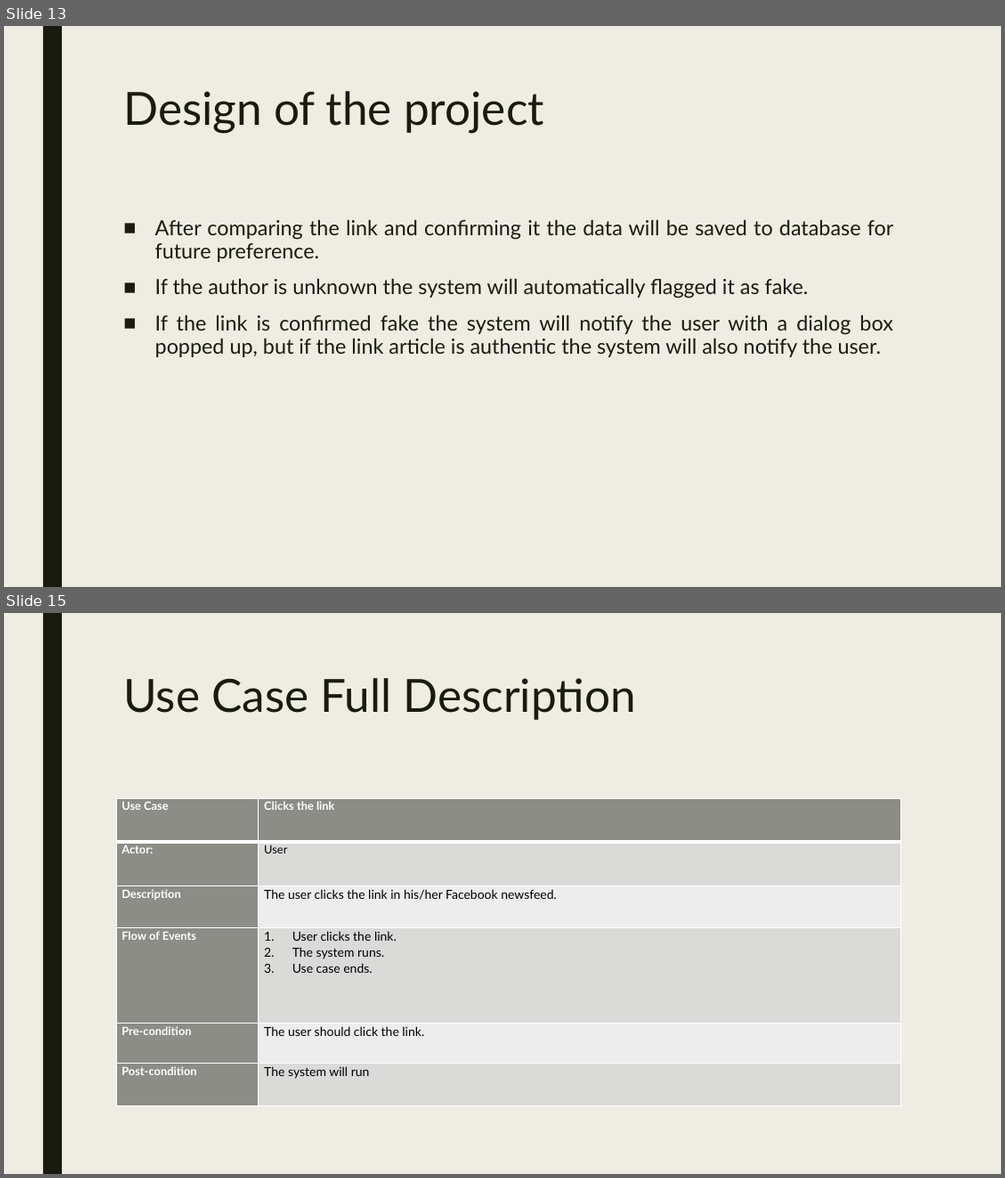
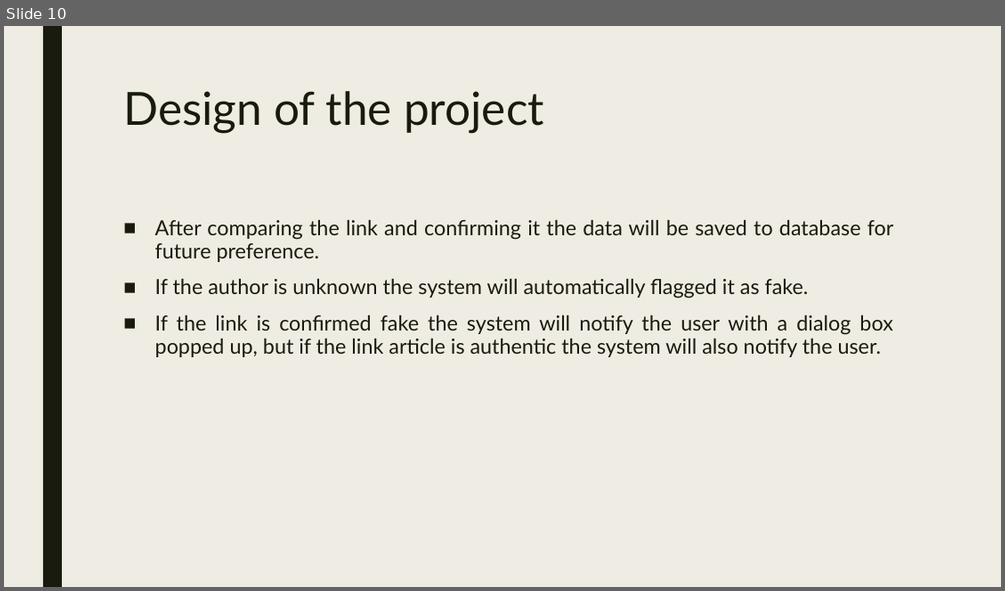
Before and after one commit to seans888/RoaD2R, a slide deck: Identifying fake news in facebook.pptx. Shown one above the other, each under a label of ours: slides 13 and 15 before the commit, slide 10 after it; the slides between them are not shown. The pictures are 1005x1178 and 1005x591 pixels, drawn with LibreOffice and Linux fonts; fonts in the diff are those of the drawing. Boxes give left, top, right and bottom in pixels: in the first picture for what was removed or moved away, otherwise in the second. Text is boxed around its words. In the diff, an @@ line names an element or a change of style, - is before the commit and + after.

```diff
--- a/Identifying fake news in facebook.pptx
+++ b/Identifying fake news in facebook.pptx
@@ slide 15 removed at (4,613,1001,1174), background #EFEDE3; not listed: 1 template element that a slide beside it also shows @@
@@ title removed at (123,678,636,720) @@
-Use Case Full Description
@@ table removed at (116,798,901,1107), 6 rows, 2 columns @@
-Use Case | Clicks the link
-Actor: | User
-Description | The user clicks the link in his/her Facebook newsfeed.
-Flow of Events | User clicks the link. / The system runs. / Use case ends.
-Pre-condition | The user should click the link.
-Post-condition | The system will run
@@ what was slide 13 is now slide 10 @@
```
Also in this commit, not shown: 7 slides changed, 1 slide added, 21 other slides removed, 2 other files.
